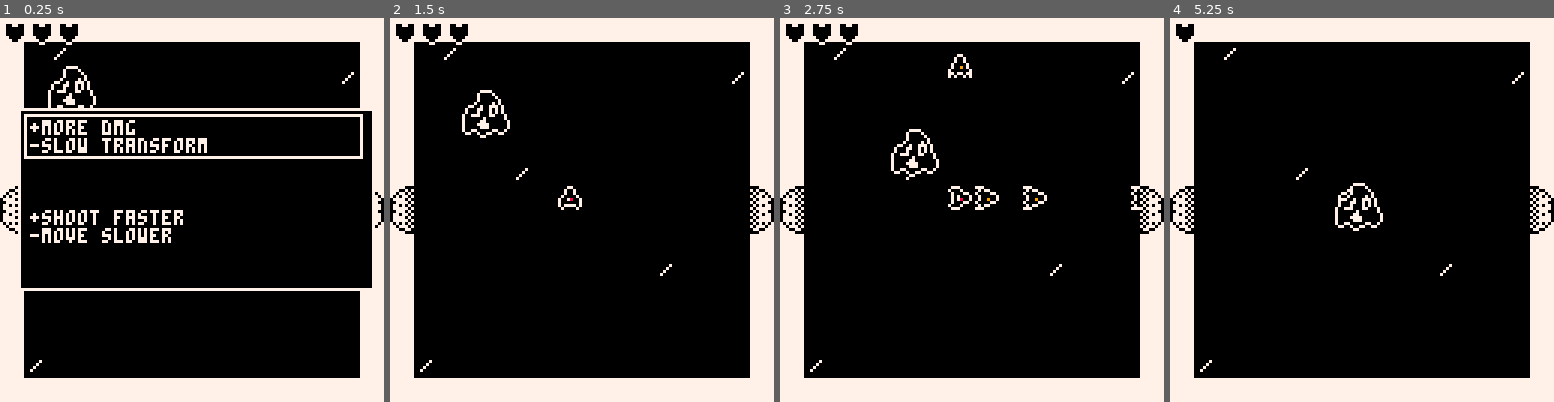
Above: before the commit, frames 1-4 (left to right).
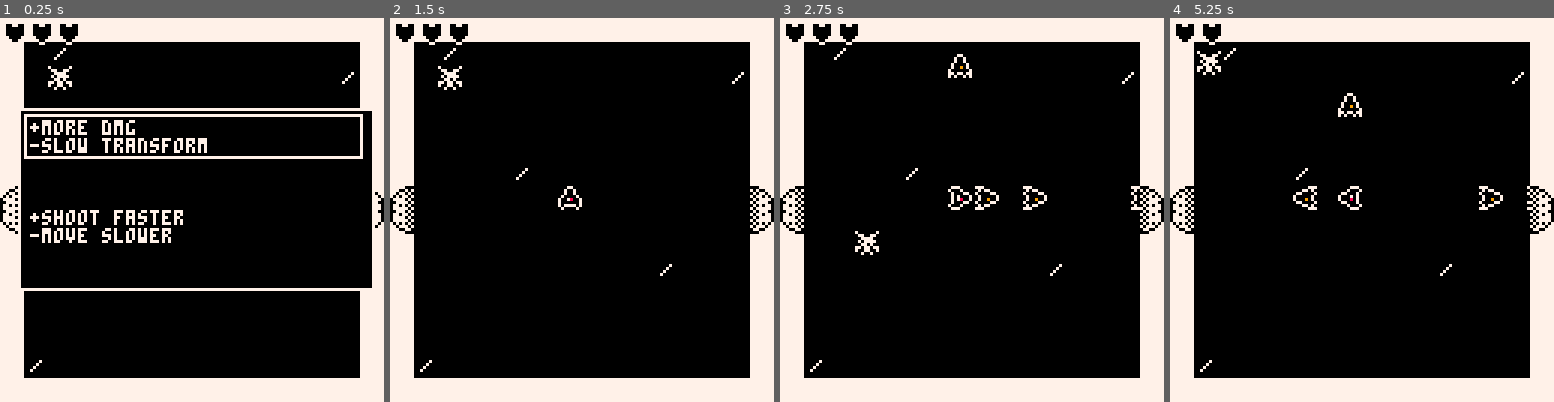
Above: after the commit, the same moments.

Repository: dresseswithpockets/bitjam3
Game: PICO-8 cartridge game.p8
The game is run twice, just before and just after one commit, with the same random seed, the same clock (stepped at 60 frames per second) and the same inputs.
Inputs:
- Up to frame 1 (0.25 s): no input
- Up to frame 2 (1.5 s): tap X (X key) at 0.33, 1.07 s; tap O (Z key) at 0.7 s
- Up to frame 3 (2.75 s): hold Right 1.6-2.1 s; tap O (Z key) at 1.7, 2.1, 2.5 s; tap X (X key) at 1.85 s; hold Up 2.15-2.42 s; hold Right from 2.47 s (still down)
- Up to frame 4 (5.25 s): tap O (Z key) every 0.4 s from 2.9 to 4.9 s; tap X (X key) at 2.97, 4.08, 5.2 s; release Right at 3.03 s; hold Left 3.08-3.58 s; hold Down 3.63-3.97 s; hold Right 4.02-4.68 s; hold Up 4.73-5.03 s; hold Left from 5.08 s (still down)

The runs differ from the first frame. In frame 1, 0.5% of the frame differs, in the area x 12-25%, y 12-24%; in frame 2, 0.6%; in frame 3, 0.6%; in frame 4, 1.3%, in the area x 7-94%, y 1-56%.

Commit message:
add the jumper enemy

Diff:
--- a/game.p8
+++ b/game.p8
@@ -41,11 +41,11 @@
   ent.rx=0
   col_left=true
  end
- while ply.rx>8 do
+ while ent.rx>8 do
   ent.rx-=8
   ent.cx+=1
  end
- while ply.rx<0 do
+ while ent.rx<0 do
   ent.rx+=8
   ent.cx-=1
  end
@@ -220,7 +220,7 @@
  local plan=dungeon[floor_idx]
  floor=floor_from_plan(plan)
  room=floor[cell_x][cell_y]
- add(room.enemies,e_walker(2,2))
+ add(room.enemies,e_jumper(2,2))
 
  -- todo: do we really want
  --  to present this on startup?
@@ -425,7 +425,11 @@
       local dist=sqrdist(ex,ey,bx,by)
 	     local min_rad=bullet.radius+e.radius
 	     if dist<min_rad*min_rad then
-	      if not e.dmg(ply_dmg) then
+	      local dmg=ply_dmg*bullet.dmg_mult
+	      if trans_quad_timer>0 then
+	       dmg*=4
+	      end
+	      if not e.dmg(dmg) then
 	       deli(room.enemies,ei)
 	      end
 	      deli(bullets,i)
@@ -777,7 +781,10 @@
 end
 
 function check_dist(x1,y1,x2,y2,a)
- a=a or 32
+ -- 179 is the smallest amount we
+ -- can square (e.g. in a sqrdist check)
+ -- before overflowing in p8
+ a=a or 179
  return abs(x2-x1)<=a and abs(y2-y1)<=a
 end
 
@@ -856,9 +863,10 @@
   dx=dx,dy=dy,
   base_spr=48,
   update=b_move,
-  radius=2,
+  radius=1,
   team=team,
   rate_mult=1,
+  dmg_mult=1,
  }
 end
 
@@ -876,9 +884,10 @@
   target=target,
   update=b_seeker_update,
   nofollow_dist=7.5,
-  radius=2,
+  radius=1,
   team=team,
   rate_mult=4,
+  dmg_mult=4,
  }
  return seeker
 end
@@ -1277,6 +1286,77 @@
 	 local y=flr(enty(self))+0.5
 	 local flip_x=x<entx(ply)
 	 spr(39,x,y,2,2,flip_x,false)
+ end
+
+ function self.dmg(n)
+  self.health-=n
+  return self.health>0
+ end
+
+ return self
+end
+
+function e_jumper(cx,cy)
+ self={
+  cx=cx,cy=cy,
+  rx=0,ry=0,
+  dx=0,dy=0,
+  -- collision
+  radius=2,
+  ox=2,oy=2,
+  w=4,h=4,
+
+  health=30,
+
+  dir_x=0,dir_y=0,
+  jump_spd=128/60,
+  jump_damp=0.96,
+  jump_timer=50,
+  jump_time=50,
+  jump_ply_chance=0.25,
+  jump_perp_chance=0.5,
+ }
+
+ function self.update()
+	 local px,py=center(ply)
+  self.jump_timer-=1
+  if self.jump_timer==0 then
+   local ex,ey=center(self)
+   local choice=rnd()
+   local near_ply=check_dist(ex,ey,px,py)
+   if choice < self.jump_ply_chance and
+      near_ply then
+    self.dir_x,self.dir_y=dirto(ex,ey,px,py)
+   elseif choice < self.jump_perp_chance and
+      near_ply then
+    local dir_x,dir_y=dirto(ex,ey,px,py)
+    self.dir_x=-dir_y
+    self.dir_y=dir_x
+   else
+    -- todo: move away from walls
+    --  on average
+	   local a=rnd()
+	   self.dir_x=cos(a)
+	   self.dir_y=sin(a)
+	  end
+   self.dx=self.dir_x*self.jump_spd
+   self.dy=self.dir_y*self.jump_spd
+   self.jump_timer=self.jump_time
+  end
+	 move_ent(self)
+	 self.dx*=self.jump_damp
+	 self.dy*=self.jump_damp
+	 local ex,ey=center(self)
+	 if aabb(self,ply) then
+	  dmg_ply()
+	 end
+ end
+
+ function self.draw()
+	 local x=flr(entx(self))+0.5
+	 local y=flr(enty(self))+0.5
+	 local flip_x=x<entx(ply)
+	 spr(6,x,y,1,1,flip_x,false)
  end
 
  function self.dmg(n)
Not shown, changed: todo
